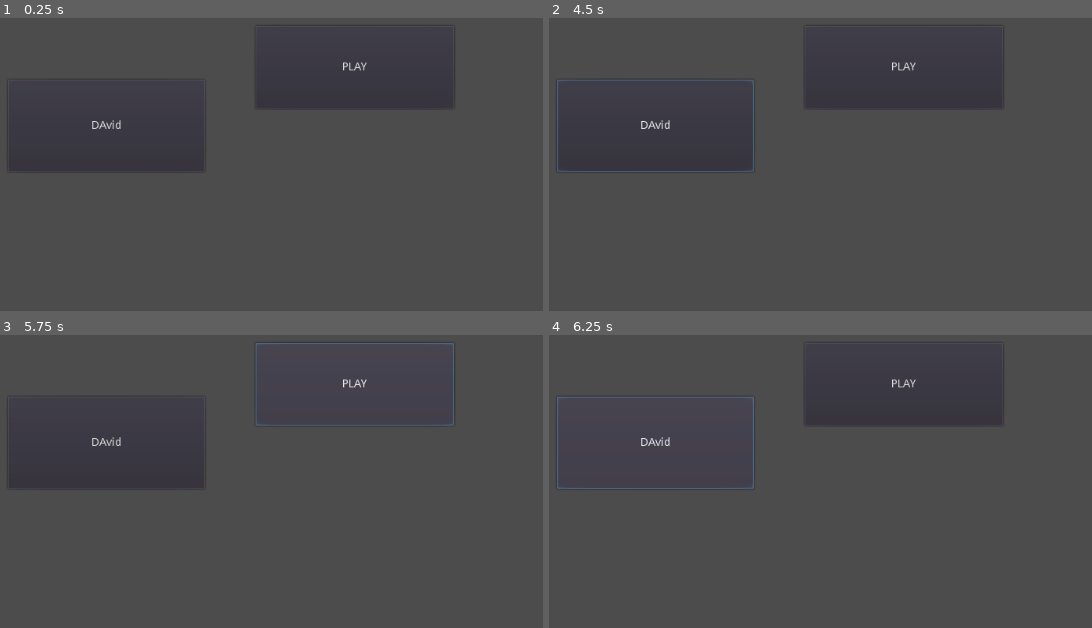
Above: before the commit, frames 1-4 (two rows, left to right).
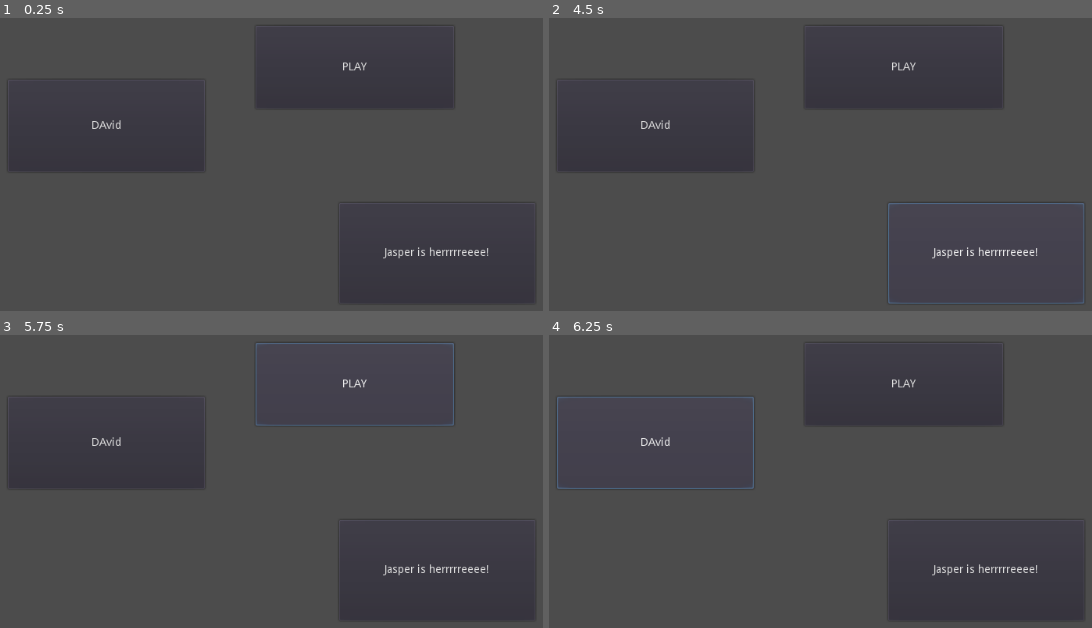
Above: after the commit, the same moments.

Repository: Jasperling123/VersionControlClass
Game: Godot game, scene res://main.tscn
The game is run twice, just before and just after one commit, with the same random seed, the same clock (stepped at 60 frames per second) and the same inputs.
Inputs (mouse positions are in pixels of both pictures, inside the frame that each line leads up to):
- Up to frame 1 (0.25 s): no input
- Up to frame 2 (4.5 s): click (988, 252) at 0.5 s, where only the run after the commit has a clickable "Jasper is herrrrreeee!"; click "PLAY" at 1.25 s; click "PLAY" at 2 s; click "DAvid" at 2.75 s; click "DAvid" at 3.5 s; click (988, 252) at 4.25 s, where only the run after the commit has a clickable "Jasper is herrrrreeee!"
- Up to frame 3 (5.75 s): click "PLAY" at 5 s
- Up to frame 4 (6.25 s): click "DAvid" at 5.75 s

The runs differ from the first frame. In frame 1, 0.2% of the frame differs, in the area x 70-90%, y 78-83%; in frame 2, 1.0%, in the area x 1-99%, y 21-98%; in frame 3, 0.2%; in frame 4, 0.2%.

Commit message:
Added a new button

Diff:
--- /dev/null
+++ b/main.gd
@@ -0,0 +1,20 @@
+extends Node2D
+
+
+# Declare member variables here. Examples:
+# var a = 2
+# var b = "text"
+
+
+# Called when the node enters the scene tree for the first time.
+func _ready():
+	pass # Replace with function body.
+
+
+# Called every frame. 'delta' is the elapsed time since the previous frame.
+#func _process(delta):
+#	pass
+
+
+func _on_Button3_pressed():
+	pass # Replace with function body.
--- a/main.tscn
+++ b/main.tscn
@@ -1,6 +1,9 @@
-[gd_scene format=2]
+[gd_scene load_steps=2 format=2]
+
+[ext_resource path="res://main.gd" type="Script" id=1]
 
 [node name="main" type="Node2D"]
+script = ExtResource( 1 )
 
 [node name="Button" type="Button" parent="."]
 margin_left = 404.0
@@ -15,3 +18,12 @@
 margin_right = 339.0
 margin_bottom = 342.0
 text = "DAvid"
+
+[node name="Button3" type="Button" parent="."]
+margin_left = 511.0
+margin_top = 382.0
+margin_right = 762.0
+margin_bottom = 511.0
+text = "Jasper is herrrrreeee!"
+
+[connection signal="pressed" from="Button3" to="." method="_on_Button3_pressed"]
